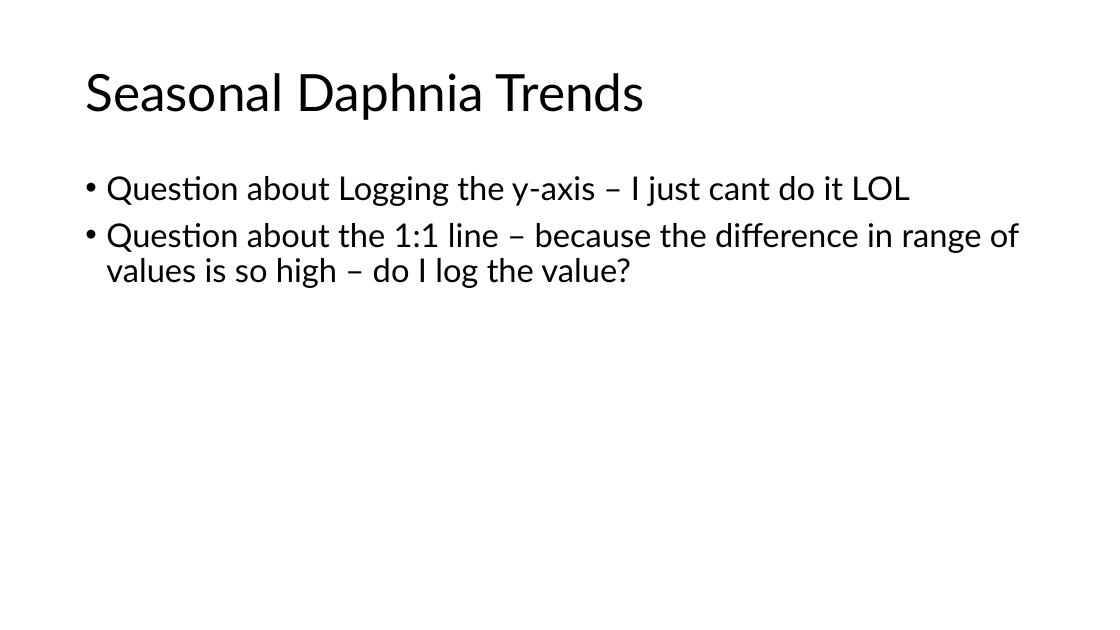
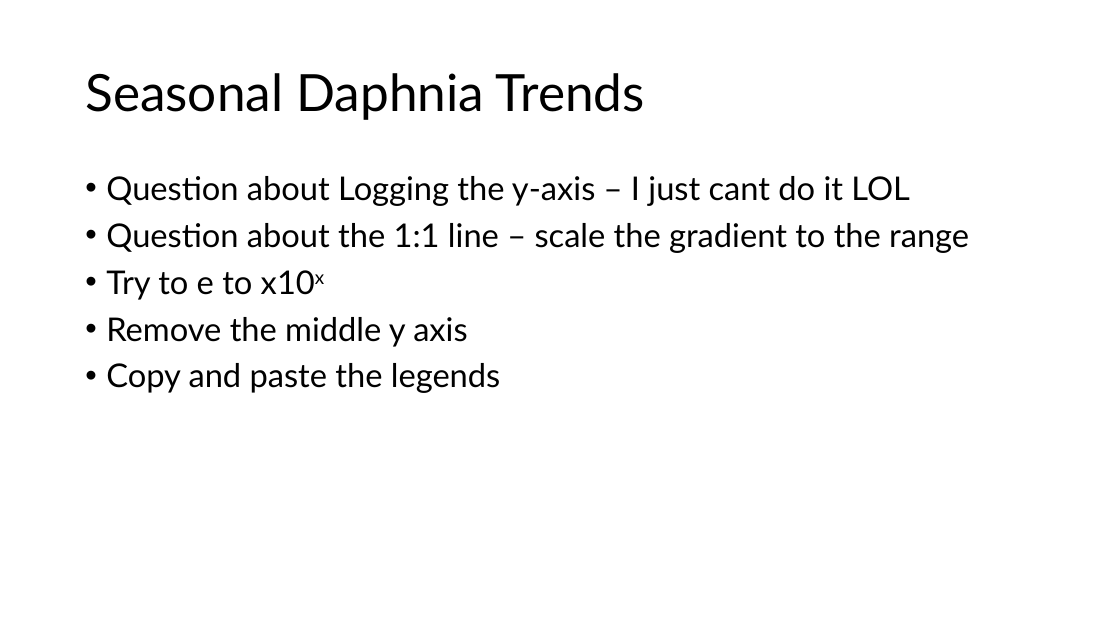
Before and after one commit to arielkoh02/dissertation-loch-leven, a slide deck: slide 30 of output/24.3.pptx (slide 29 before the commit). Drawn at 1120x630 pixels with LibreOffice and Linux fonts; fonts in the diff are those of the drawing. Boxes give left, top, right and bottom in pixels: in the first picture for what was removed or moved away, otherwise in the second. Text is boxed around its words. In the diff, an @@ line names an element or a change of style, - is before the commit and + after.

```diff
--- a/output/24.3.pptx
+++ b/output/24.3.pptx
@@ text at [106, 223, 969, 393]: text changed @@
-• Question about the 1:1 line – because the difference in range of values is so high – do I log the value?
+• Question about the 1:1 line – scale the gradient to the range
+• Try to e to x10x
+• Remove the middle y axis
+• Copy and paste the legends
```
Also in this commit, not shown: 3 other slides changed, 1 slide added, 7 other files.
